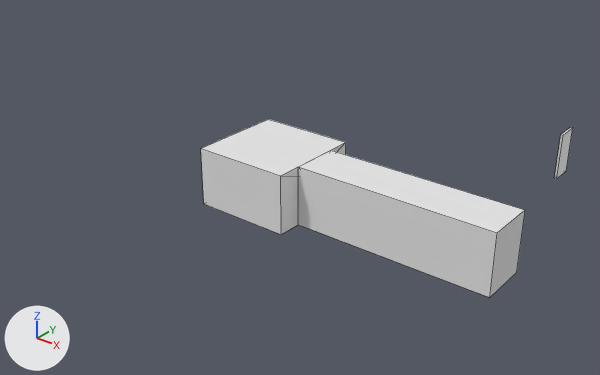
The Blender file DyNaDeMo/assets/Textures/Bedroom.blend: old version first, new version second.
Both versions are drawn from a 50 mm lens placed at (7.72, -11.34, 7.52), pointed at (-1.94, 0.74, 0.03). Every picture has the same lights, and +X, +Y and +Z are marked at lower left. Mesh edges are drawn as thin lines.
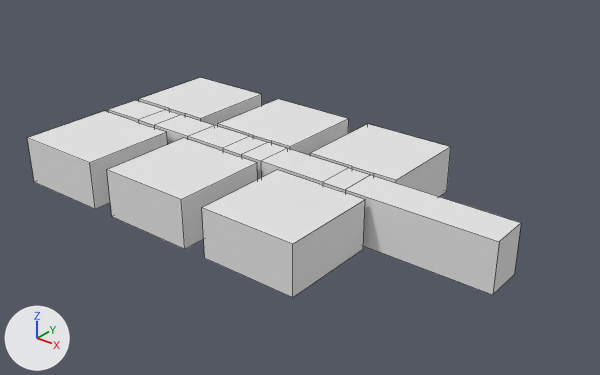
The newer file is also turned or shifted as a whole; pictures and numbers use the older file's frame.

Boxes [x1, y1, x2, y2] around the edits, measured in the pictures (600 x 375 px):
'Plane.001', deleted
    before: [298, 150, 525, 297]
'Corridor', added
    after: [108, 100, 521, 295]
'Room5', added
    after: [202, 170, 365, 297]
'Room4', added
    after: [107, 138, 258, 249]
'Plane', deleted
    before: [201, 119, 346, 234]
'Room3', added
    after: [27, 111, 168, 209]
'Room6', added
    after: [310, 124, 451, 197]
'Room1', added
    after: [218, 99, 349, 156]
'Room2', added
    after: [139, 77, 262, 126]
'BlankDoor', deleted
    before: [555, 127, 573, 179]

The change, as a diff of the scene's bpy script:
```diff
--- a/DyNaDeMo/assets/Textures/Bedroom.blend.py
+++ b/DyNaDeMo/assets/Textures/Bedroom.blend.py
@@ me_room @@
+me_room.from_pydata(...)  # 14 vertices, 8 faces; spans x -1.0..1.0, y -1.0..1.0, z 0.0..1.0
+me_room.materials.append(mat_room)  # white #e5e5e5
@@ me_room_001 @@
+me_room_001.from_pydata(...)  # 80 vertices, 66 faces; spans x -3.5..6.0, y 0.0..1.0, z 0.0..1.0
+me_room_001.materials.append(mat_room)  # white #e5e5e5
@@ me_room_002 @@
+me_room_002.from_pydata(...)  # 14 vertices, 8 faces; spans x -1.0..1.0, y 2.0..4.0, z 0.0..1.0
+me_room_002.materials.append(mat_room)  # white #e5e5e5
@@ ob_blankdoor @@
-ob_blankdoor = bpy.data.objects.new('BlankDoor', me_cube)
-ob_blankdoor.location = (2.0, 5.0, 0.0)
-ob_blankdoor.scale = (0.025, 0.25, 0.5)
@@ ob_plane_001 @@
-ob_plane_001 = bpy.data.objects.new('Plane.001', me_plane)
-ob_plane_001.location = (0.5, 0.0, 0.0)
-ob_plane_001.scale = (1.5, 0.5, 1.0)
@@ ob_plane @@
-ob_plane = bpy.data.objects.new('Plane', me_plane_001)
-ob_plane.location = (-2.0, 0.0, 0.0)
@@ ob_room1 @@
+ob_room1 = bpy.data.objects.new('Room1', me_room)
+ob_room1.location = (-3.0, 1.5, 0.0)
+ob_room1.rotation_euler = (0.0, 0.0, 3.142)  # degrees (0, 0, 180)
@@ ob_corridor @@
+ob_corridor = bpy.data.objects.new('Corridor', me_room_001)
+ob_corridor.location = (-0.5, 0.5, 0.0)
+ob_corridor.rotation_euler = (0.0, 0.0, 3.142)  # degrees (0, 0, 180)
@@ ob_room4 @@
+ob_room4 = bpy.data.objects.new('Room4', me_room_002)
+ob_room4.location = (-3.0, 1.5, 0.0)
+ob_room4.rotation_euler = (0.0, 0.0, 3.142)  # degrees (0, 0, 180)
@@ ob_room2 @@
+ob_room2 = bpy.data.objects.new('Room2', me_room.copy())
+ob_room2.location = (-5.5, 1.5, 0.0)
+ob_room2.rotation_euler = (0.0, 0.0, 3.142)  # degrees (0, 0, 180)
@@ ob_room6 @@
+ob_room6 = bpy.data.objects.new('Room6', me_room.copy())
+ob_room6.location = (-0.5, 1.5, 0.0)
+ob_room6.rotation_euler = (0.0, 0.0, 3.142)  # degrees (0, 0, 180)
@@ ob_room3 @@
+ob_room3 = bpy.data.objects.new('Room3', me_room_002.copy())
+ob_room3.location = (-5.5, 1.5, 0.0)
+ob_room3.rotation_euler = (0.0, 0.0, 3.142)  # degrees (0, 0, 180)
@@ ob_room5 @@
+ob_room5 = bpy.data.objects.new('Room5', me_room_002.copy())
+ob_room5.location = (-0.5, 1.5, 0.0)
+ob_room5.rotation_euler = (0.0, 0.0, 3.142)  # degrees (0, 0, 180)
```
